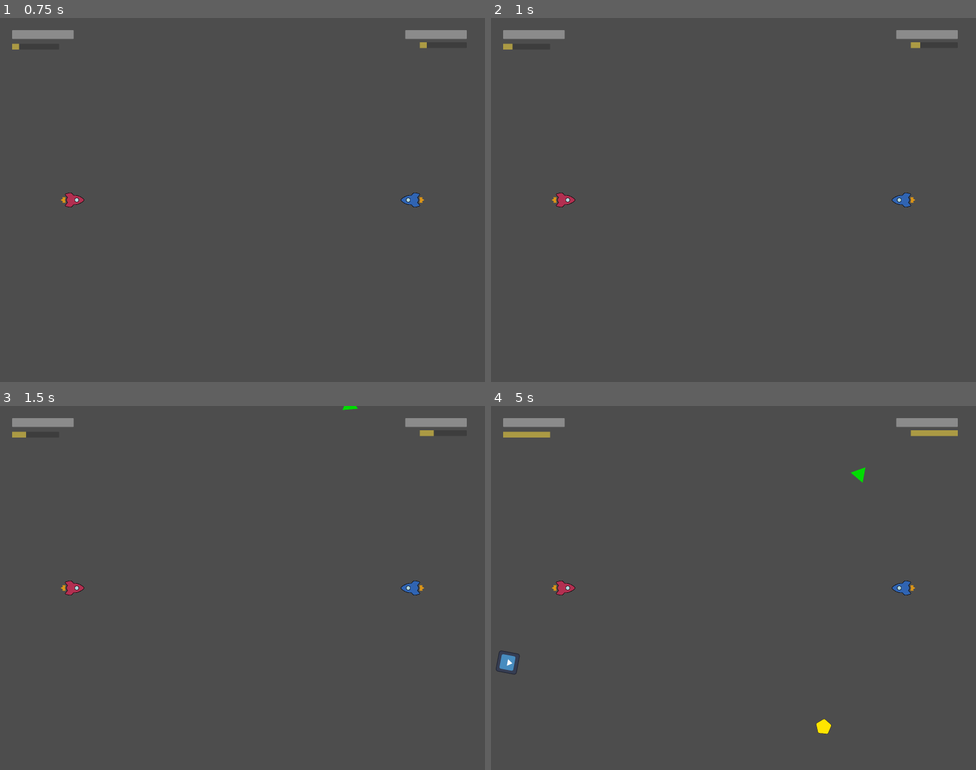
Above: before the commit, frames 1-4 (two rows, left to right).
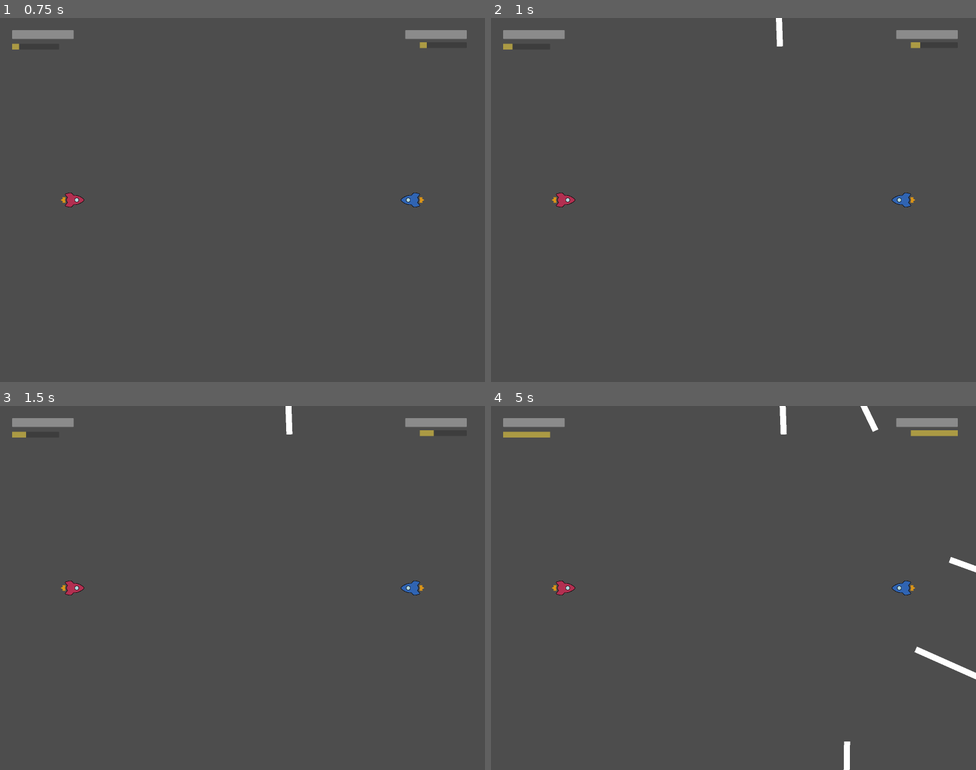
Above: after the commit, the same moments.

Repository: RajwolChapagain/Arcade-Game
Game: Godot game, scene res://main.tscn
The game is run twice, just before and just after one commit, with the same random seed, the same clock (stepped at 60 frames per second) and the same inputs. The engine's default icon, where the game draws it, is replaced by a stand-in: a white triangle on a blue panel in a dark square.
Inputs:
- Up to frame 1 (0.75 s): tap Enter at 0.5 s
- Up to frame 2 (1 s): no input
- Up to frame 3 (1.5 s): tap Space at 1.25 s
- Up to frame 4 (5 s): tap Enter at 2.75 s

Frame 1 is identical in both runs. In frame 2, 0.1% of the frame differs, in the area x 58-61%, y 0-8%; in frame 3, 0.1%; in frame 4, 1.0%, in the area x 1-100%, y 0-100%.

Commit message:
Make debris characterbody2D

Diff:
--- a/bullet/bullet.gd
+++ b/bullet/bullet.gd
@@ -13,6 +13,7 @@
 	if collision != null:
 		if collision.get_collider().has_method("on_hit"):
 			collision.get_collider().on_hit(DAMAGE)
+
 		queue_free()
 
 func set_direction(new_direction):
--- a/misc_objects/debris.gd
+++ b/misc_objects/debris.gd
@@ -1,4 +1,4 @@
-extends Area2D
+extends CharacterBody2D
 
 var linear_velocity = 0
 var direction = Vector2.RIGHT
@@ -9,8 +9,8 @@
 		angular_velocity = 0
 
 func _process(delta):
-	position += linear_velocity * direction * delta
-
+	velocity = linear_velocity * direction
+	move_and_collide(velocity * delta)
 
 func _on_visible_on_screen_notifier_2d_screen_exited():
 	queue_free()
--- a/misc_objects/debris.tscn
+++ b/misc_objects/debris.tscn
@@ -6,16 +6,14 @@
 [sub_resource type="RectangleShape2D" id="RectangleShape2D_ft2oy"]
 size = Vector2(630, 50)
 
-[node name="Debris" type="Area2D"]
+[node name="Debris" type="CharacterBody2D"]
 position = Vector2(0, 1)
-collision_layer = 128
-collision_mask = 128
 script = ExtResource("1_koepk")
 
 [node name="Sprite2D" type="Sprite2D" parent="."]
 texture = ExtResource("1_sydvs")
 
-[node name="ForceField" type="CollisionShape2D" parent="."]
+[node name="CollisionShape2D" type="CollisionShape2D" parent="."]
 shape = SubResource("RectangleShape2D_ft2oy")
 
 [node name="VisibleOnScreenNotifier2D" type="VisibleOnScreenNotifier2D" parent="."]
--- a/powerups/spawner.gd
+++ b/powerups/spawner.gd
@@ -5,7 +5,7 @@
 signal object_spawned(object)
 
 func _on_timer_timeout():
-	var object = objects.pick_random().instantiate()
+	var object = objects[4].instantiate()
 	$Path2D/PathFollow2D.progress_ratio = randf()
 	object.global_position = $Path2D/PathFollow2D.position
 
--- a/ship/ship.gd
+++ b/ship/ship.gd
@@ -66,9 +66,7 @@
 func _process(delta):
 	get_input(delta)
 	move_and_slide()
-
-	if velocity.length() < MAX_VELOCITY_MAGNITUDE - 5: #Subtracting by 5 because length is not always exactly equal to 1500
-		super_percentage += delta * 100 / TIME_TO_FILL_SUPER
+	refill_super(delta)
 
 func _input(event):
 	if is_dashing:
@@ -172,7 +170,6 @@
 	super_instance.position = $BulletOrigin.position
 	add_child(super_instance)
 
-func _on_force_field_area_entered(area):
-	if area.name == "ForceField":
-		velocity = -velocity
-	on_hit(SHIP_COLLISION_DAMAGE)
+func refill_super(delta):
+	if velocity.length() < MAX_VELOCITY_MAGNITUDE - 5: #Subtracting by 5 because length is not always exactly equal to 1500
+		super_percentage += delta * 100 / TIME_TO_FILL_SUPER
--- a/ship/ship.tscn
+++ b/ship/ship.tscn
@@ -9,9 +9,6 @@
 
 [sub_resource type="RectangleShape2D" id="RectangleShape2D_18nrc"]
 size = Vector2(190, 122)
-
-[sub_resource type="CircleShape2D" id="CircleShape2D_38jh8"]
-radius = 99.1262
 
 [node name="Ship" type="CharacterBody2D" groups=["ship"]]
 script = ExtResource("1_5xbcq")
@@ -51,15 +48,6 @@
 [node name="BulletOrigin" type="Marker2D" parent="."]
 position = Vector2(123, 0)
 
-[node name="ForceField" type="Area2D" parent="."]
-collision_layer = 128
-collision_mask = 128
-
-[node name="CollisionShape2D" type="CollisionShape2D" parent="ForceField"]
-shape = SubResource("CircleShape2D_38jh8")
-debug_color = Color(0.890196, 0.227451, 0.588235, 0.419608)
-
 [connection signal="timeout" from="SuperTimer" to="." method="_on_super_timer_timeout"]
 [connection signal="screen_exited" from="VisibilityNotifier" to="." method="_on_visibility_notifier_screen_exited"]
 [connection signal="timeout" from="ShieldTimer" to="." method="_on_shield_timer_timeout"]
-[connection signal="area_entered" from="ForceField" to="." method="_on_force_field_area_entered"]
Not shown: 1 places in ship/ship.tscn that only renumber resources
